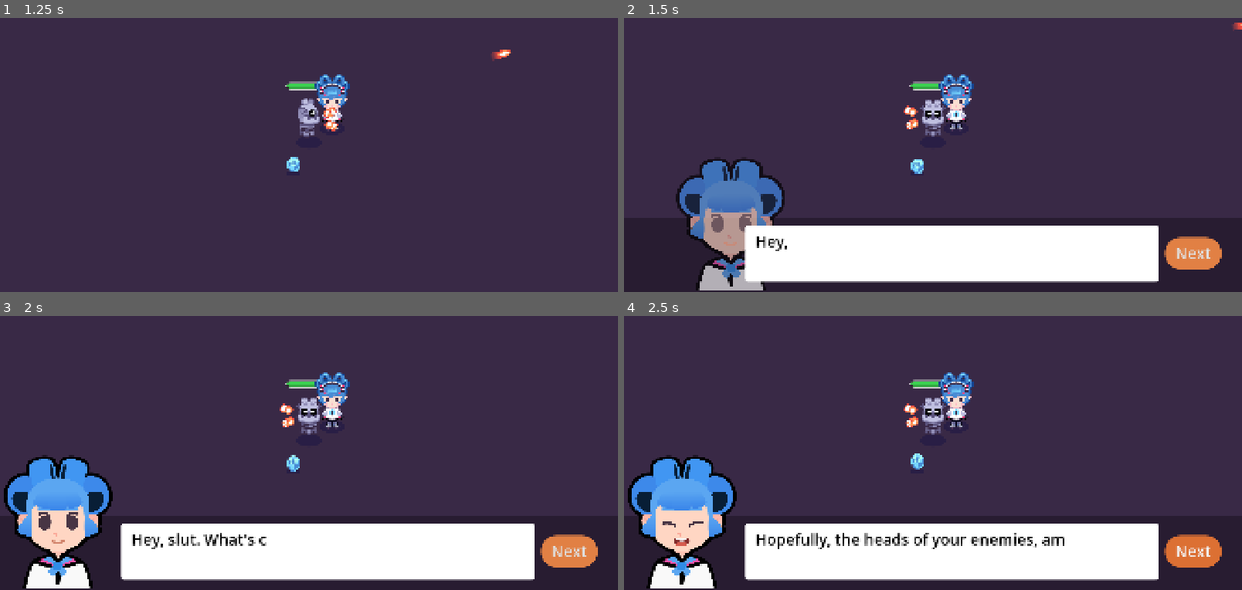
Above: before the commit, frames 1-4 (two rows, left to right).
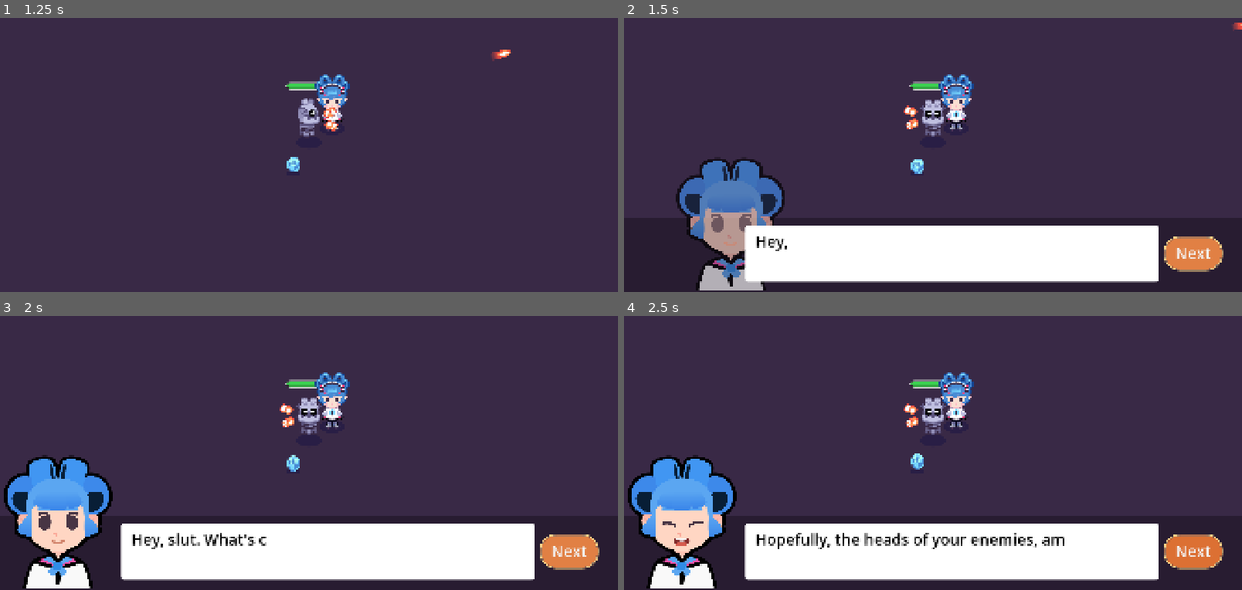
Above: after the commit, the same moments.

Repository: najikahalsema/twin-stick
Game: Godot game, scene res://levels/test.tscn
The game is run twice, just before and just after one commit, with the same random seed, the same clock (stepped at 60 frames per second) and the same inputs. The project has no main scene, so this scene is started directly. Sound files missing from this copy of the repository are replaced by a short silence.
Inputs (mouse positions are in pixels of both pictures, inside the frame that each line leads up to):
- Up to frame 1 (1.25 s): tap Enter at 0.5 s; move the mouse to (444, 100) at 0.52 s; hold D (move_right) from 0.53 s (still down); hold Space (interact) from 0.53 s (still down); click (444, 100) at 0.67 s
- Up to frame 2 (1.5 s): move the mouse to (809, 135) at 1.27 s; release D (move_right) at 1.28 s; release Space (interact) at 1.28 s; hold S (move_down) from 1.28 s (still down); tap Space (interact) at 1.35 s
- Up to frame 3 (2 s): keep holding S (move_down)
- Up to frame 4 (2.5 s): release S (move_down) at 2 s; click "Next" at 2 s

Frame 1 is identical in both runs. In frame 2, 0.1% of the frame differs, in the area x 87-97%, y 79-93%; in frame 3, 0.1%; in frame 4, 0.2%.

Commit message:
fix: autofocus dialogue next button

Diff:
--- a/npc/dialogue/dialogue_box.gd
+++ b/npc/dialogue/dialogue_box.gd
@@ -15,6 +15,7 @@
 	next_button.pressed.connect(advance)
 
 func show_text() -> void:
+	next_button.grab_focus()
 	var current_item := dialogue_items[current_item_index]
 	rich_text_label.text = current_item.text
 	expression.texture = current_item.expression
Not shown, changed: README.md
